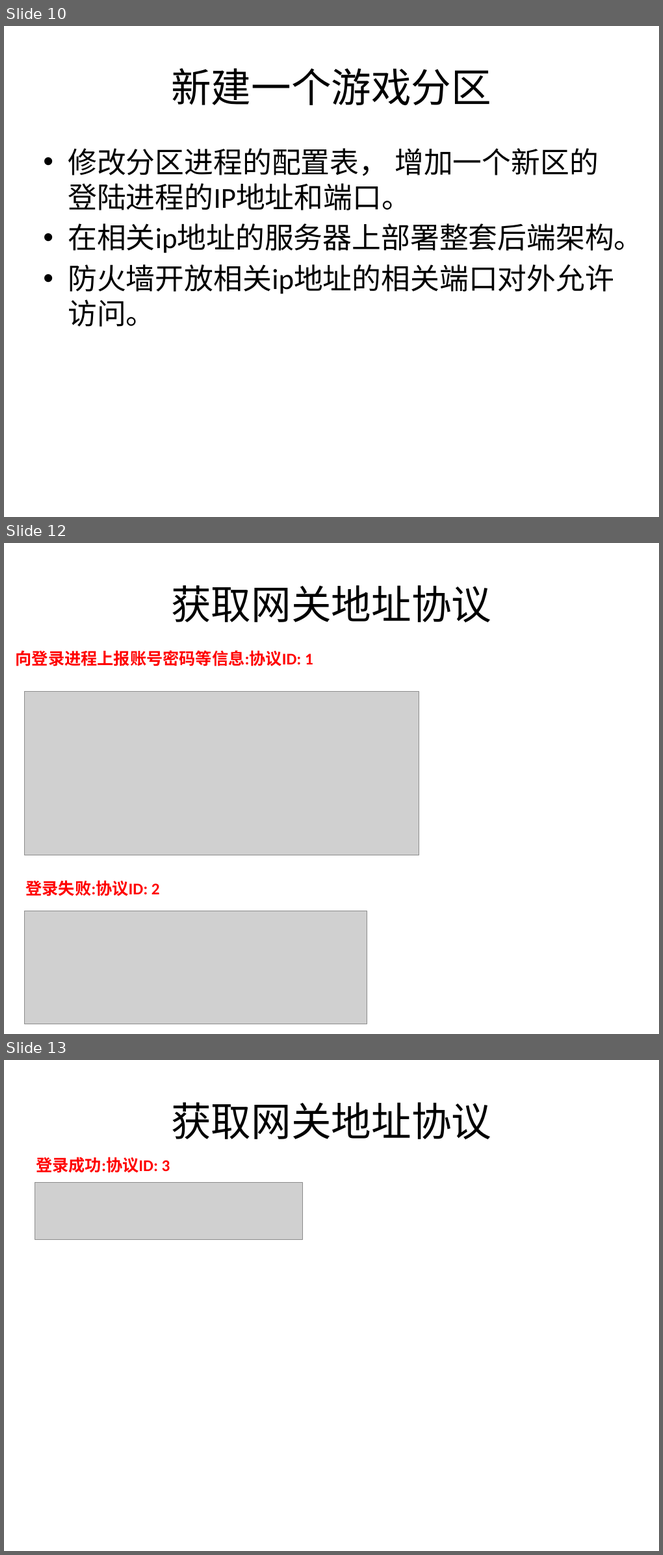
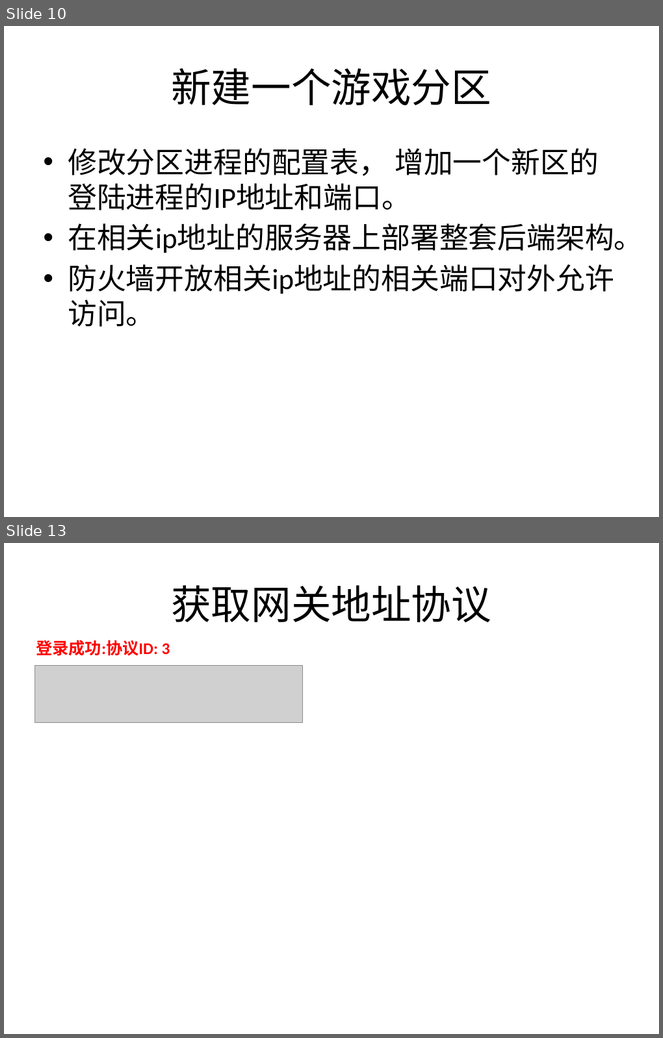
Before and after one commit to kbengine/kbengine, a slide deck: kbe/doc/server_overview.pptx. Shown one above the other, each under a label of ours: slides 10, 12 and 13 before the commit, slides 10 and 13 after it; the slides between them are not shown. The pictures are 663x1555 and 663x1038 pixels, drawn with LibreOffice and Linux fonts; fonts in the diff are those of the drawing; grey boxes stand for pictures. Boxes give left, top, right and bottom in pixels: in the first picture for what was removed or moved away, otherwise in the second. Text is boxed around its words. In the diff, an @@ line names an element or a change of style, - is before the commit and + after.

```diff
--- a/kbe/doc/server_overview.pptx
+++ b/kbe/doc/server_overview.pptx
@@ slide 12 removed at [4, 543, 659, 1034], background #FFFFFF @@
@@ title removed at [171, 585, 492, 622] @@
-获取网关地址协议
@@ text removed at [16, 650, 313, 667] @@
-向登录进程上报账号密码等信息:协议ID: 1
@@ picture removed at [24, 692, 419, 856] @@
@@ text removed at [26, 880, 160, 897] @@
-登录失败:协议ID: 2
@@ picture removed at [24, 912, 366, 1025] @@
```
Also in this commit, not shown: 2 slides changed, 1 slide added.
